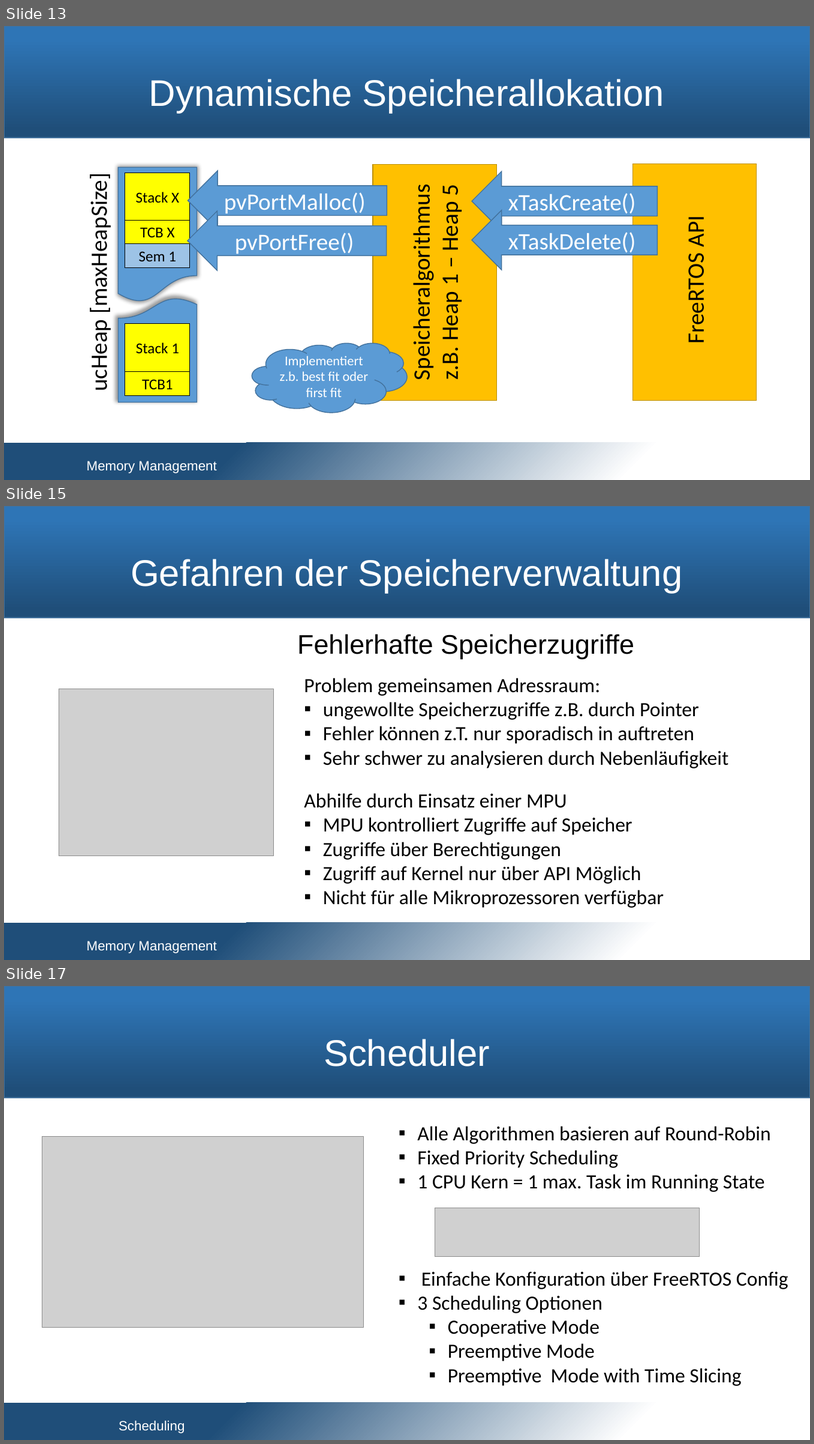
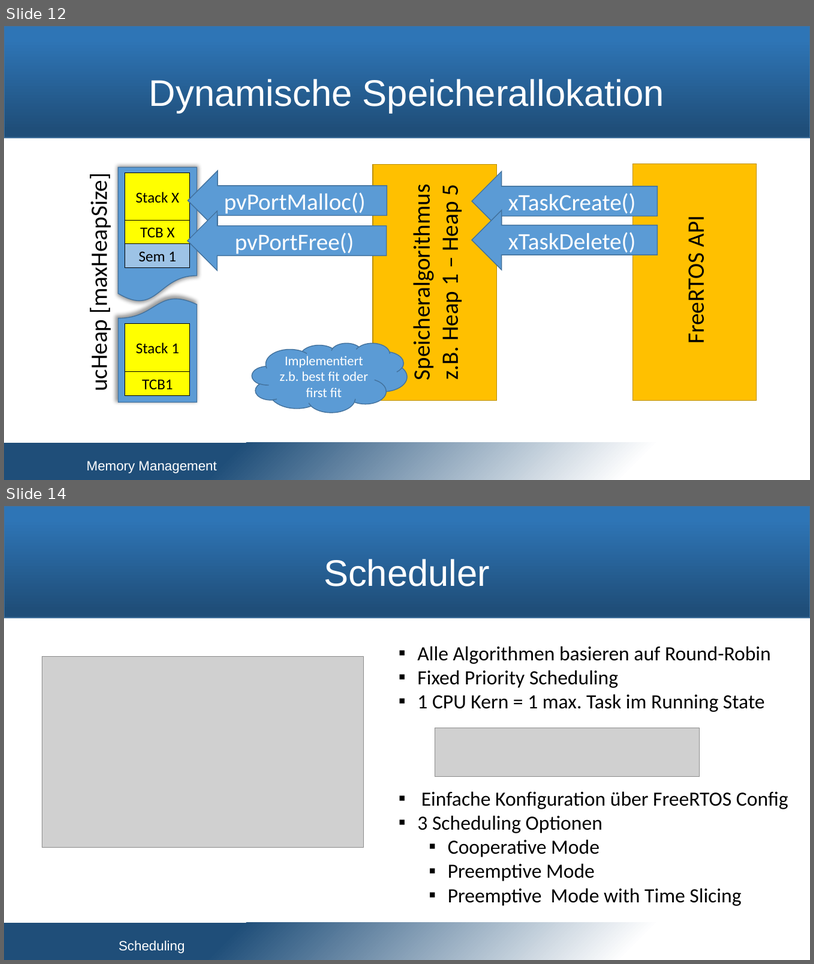
Before and after one commit to snobz/Seminar_BS_2017, a slide deck: Päsi/Seminar Betriebssysteme.pptx. Shown one above the other, each under a label of ours: slides 13, 15 and 17 before the commit, slides 12 and 14 after it; the slides between them are not shown. The pictures are 814x1444 and 814x964 pixels, drawn with LibreOffice and Linux fonts; fonts in the diff are those of the drawing; grey boxes stand for pictures; background and template pictures are left out. Boxes give left, top, right and bottom in pixels: in the first picture for what was removed or moved away, otherwise in the second. Text is boxed around its words. In the diff, an @@ line names an element or a change of style, - is before the commit and + after.

```diff
--- a/Päsi/Seminar Betriebssysteme.pptx
+++ b/Päsi/Seminar Betriebssysteme.pptx
@@ slide 15 removed at [4, 506, 810, 960], background #FFFFFF; not listed: 2 template elements that a slide beside it also shows @@
@@ title removed at [131, 559, 683, 593] @@
-Gefahren der Speicherverwaltung
@@ text removed at [297, 634, 635, 659] @@
-Fehlerhafte Speicherzugriffe
@@ text removed at [304, 678, 729, 768] @@
-Problem gemeinsamen Adressraum:
-▪ ungewollte Speicherzugriffe z.B. durch Pointer
-▪ Fehler können z.T. nur sporadisch in auftreten
-▪ Sehr schwer zu analysieren durch Nebenläufigkeit
@@ picture removed at [59, 688, 242, 856] @@
@@ picture removed at [59, 688, 274, 856] @@
@@ text removed at [304, 793, 664, 907] @@
-Abhilfe durch Einsatz einer MPU
-▪ MPU kontrolliert Zugriffe auf Speicher
-▪ Zugriffe über Berechtigungen
-▪ Zugriff auf Kernel nur über API Möglich
-▪ Nicht für alle Mikroprozessoren verfügbar
@@ text removed at [87, 940, 216, 953] @@
-Memory Management
@@ what was slide 13 is now slide 12 @@
@@ what was slide 17 is now slide 14 @@
```
Also in this commit, not shown: 11 slides changed, 4 other slides removed.
